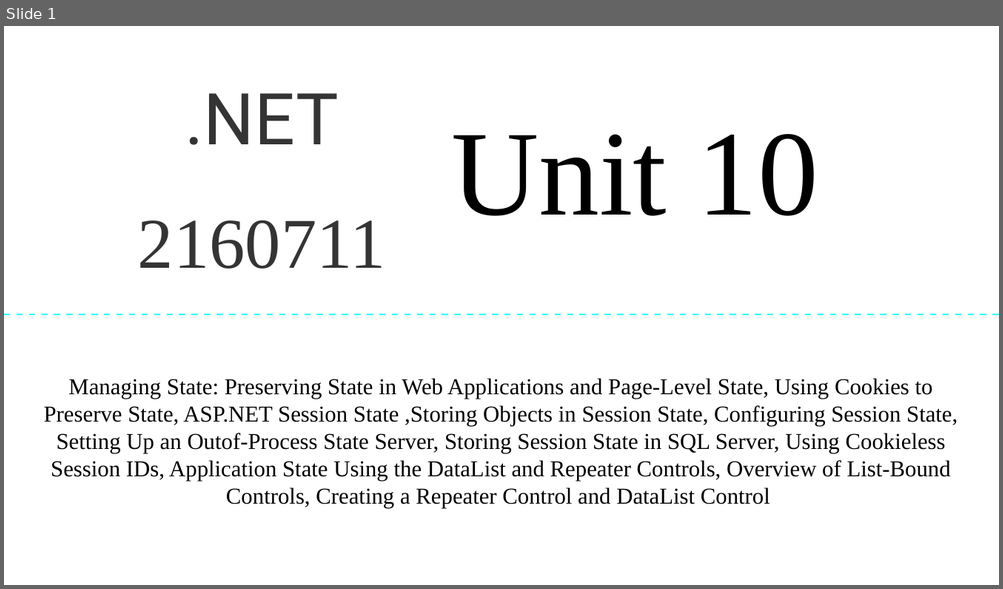
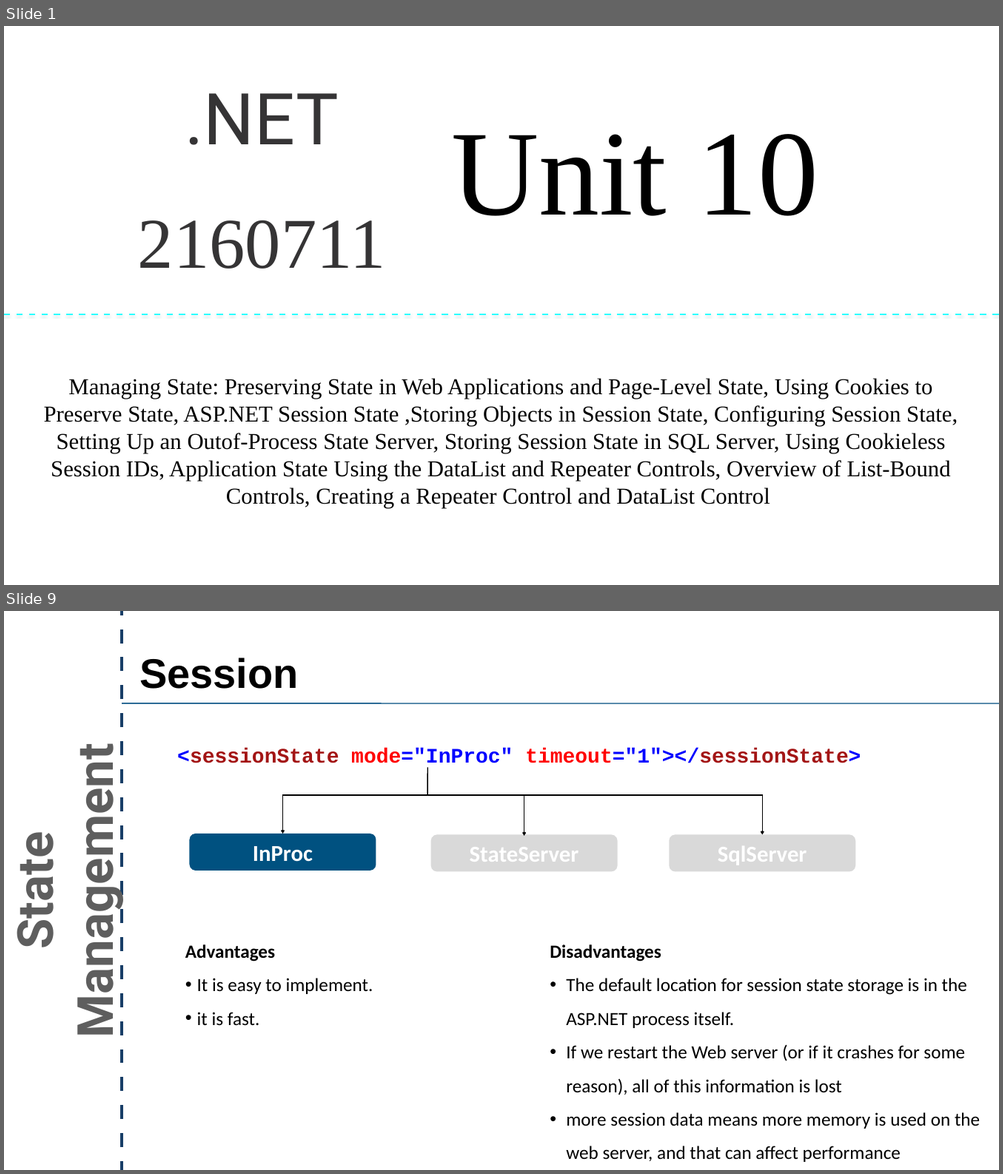
Before and after one commit to crpatel/DotNetMaterial, a slide deck: Unit 10.pptx. Shown one above the other, each under a label of ours: slide 1 before the commit, slides 1 and 9 after it; the slides between them are not shown. The pictures are 1003x589 and 1003x1174 pixels, drawn with LibreOffice and Linux fonts; fonts in the diff are those of the drawing. Boxes give left, top, right and bottom in pixels: in the first picture for what was removed or moved away, otherwise in the second. Text is boxed around its words. In the diff, an @@ line names an element or a change of style, - is before the commit and + after.

Commit message:
serverState Unit 10

```diff
--- a/Unit 10.pptx
+++ b/Unit 10.pptx
@@ slide 9 added at [4, 611, 999, 1170], background #FFFFFF @@
@@ line added from (122, 1170) to (122, 611), #183E67 4.5 pt @@
@@ text added at [139, 658, 299, 689], 80 pt, text #000000, bold @@
+Session
@@ line added from (122, 703) to (999, 703), #004D80 2 pt @@
@@ text added at [177, 748, 860, 769], 40 pt, text #A31515, bold @@
+<sessionState mode="InProc" timeout="1"></sessionState>
@@ text added at [4, 772, 127, 1028], 96 pt, text #5E5E5E, bold @@
+State Management
@@ group added at [282, 767, 762, 836]: 3 elbow arrows, 1 line @@
@@ rounded rectangle added at [189, 834, 375, 871], fill #005180, 44 pt, text #FFFFFF, bold @@
+InProc
@@ rounded rectangle added at [431, 834, 617, 871], fill #D9D9D9, 44 pt, text #FFFFFF, bold @@
+StateServer
@@ rounded rectangle added at [669, 834, 855, 871], fill #D9D9D9, 44 pt, text #FFFFFF, bold @@
+SqlServer
@@ text added at [185, 945, 373, 1026], 36 pt, text #000000 @@
+Advantages
+• It is easy to implement.
+• it is fast.
@@ text added at [549, 945, 979, 1162], 36 pt, text #000000 @@
+  Disadvantages
+  • The default location for session state storage is in the ASP.NET process itself.
+  • If we restart the Web server (or if it crashes for some reason), all of this information is lost
+  • more session data means more memory is used on the web server, and that can affect performance
```
Also in this commit, not shown: 5 slides changed, 7 other slides added.
